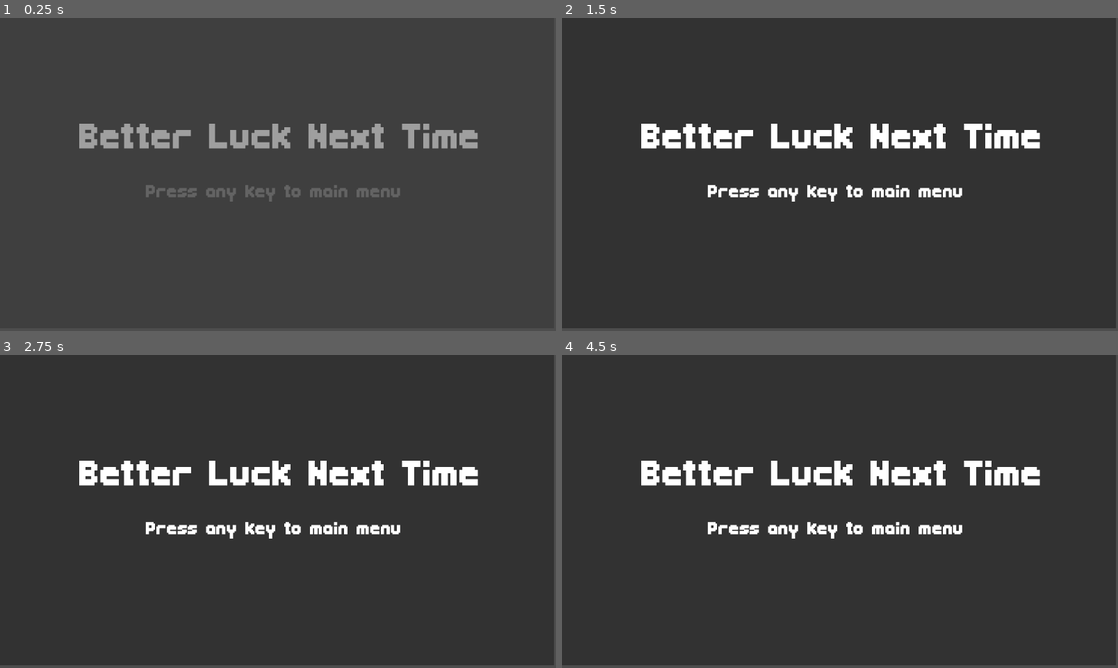
Above: before the commit, frames 1-4 (two rows, left to right).
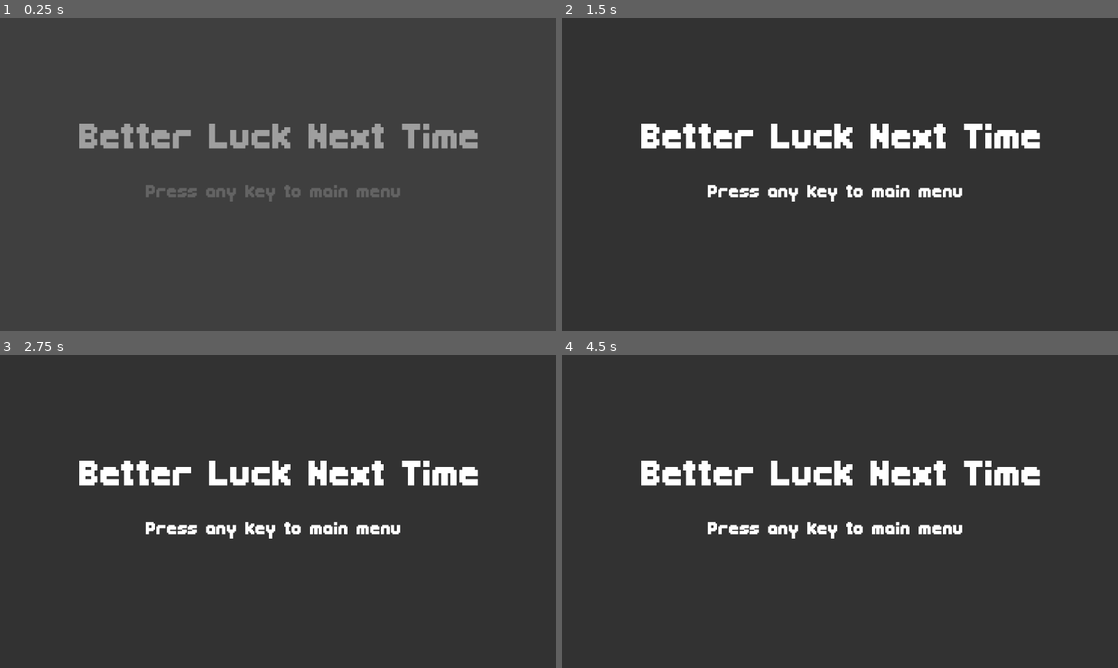
Above: after the commit, the same moments.

Repository: jerrsjackDeet/nasa_hackaton_2026_repo
Game: Godot game, scene res://scene/lose.tscn
The game is run twice, just before and just after one commit, with the same random seed, the same clock (stepped at 60 frames per second) and the same inputs. This scene is started directly instead of the project's main scene.
Inputs:
- Up to frame 1 (0.25 s): no input
- Up to frame 2 (1.5 s): tap Enter (ui_accept) at 0.5, 0.77, 1.25 s; hold A (a) 0.53-1.28 s; hold Right from 0.53 s (still down); tap D (d) at 0.8, 1.35 s
- Up to frame 3 (2.75 s): tap Enter (ui_accept) at 1.52, 2 s; tap A (a) at 1.55 s; release Right at 2.03 s; hold Left from 2.03 s (still down); hold A (a) from 2.03 s (still down); tap D (d) at 2.3 s
- Up to frame 4 (4.5 s): tap Enter (ui_accept) at 2.75, 3.02, 3.5, 3.77, 4.25 s; release Left at 2.78 s; release A (a) at 2.78 s; hold Right 2.78-4.28 s; tap D (d) at 2.85, 3.8 s; tap A (a) at 3.05 s; hold P (f) 3.53-4.28 s; hold Left from 4.28 s (still down); tap Space at 4.35 s

The runs differ from the first frame. In frame 2, 1.1% of the frame differs, in the area x 0-100%, y 0-100%; in frame 3, 1.1%; in frame 4, 1.1%.

Commit message:
fix: adjust size bg lose

Diff:
--- a/scene/lose.tscn
+++ b/scene/lose.tscn
@@ -13,12 +13,17 @@
 offset_bottom = 40.0
 
 [node name="ColorRect" type="ColorRect" parent="Control"]
+layout_mode = 1
+anchors_preset = -1
+anchor_right = 0.275
+anchor_bottom = 0.15
 offset_right = 1148.0
 offset_bottom = 642.0
 color = Color(0.196078, 0.196078, 0.196078, 1)
 metadata/_edit_use_anchors_ = true
 
 [node name="Label" type="Label" parent="Control"]
+layout_mode = 0
 offset_left = 164.0
 offset_top = 195.0
 offset_right = 996.0
@@ -29,6 +34,7 @@
 metadata/_edit_use_anchors_ = true
 
 [node name="Label2" type="Label" parent="Control"]
+layout_mode = 0
 offset_left = 302.0
 offset_top = 333.0
 offset_right = 832.0
